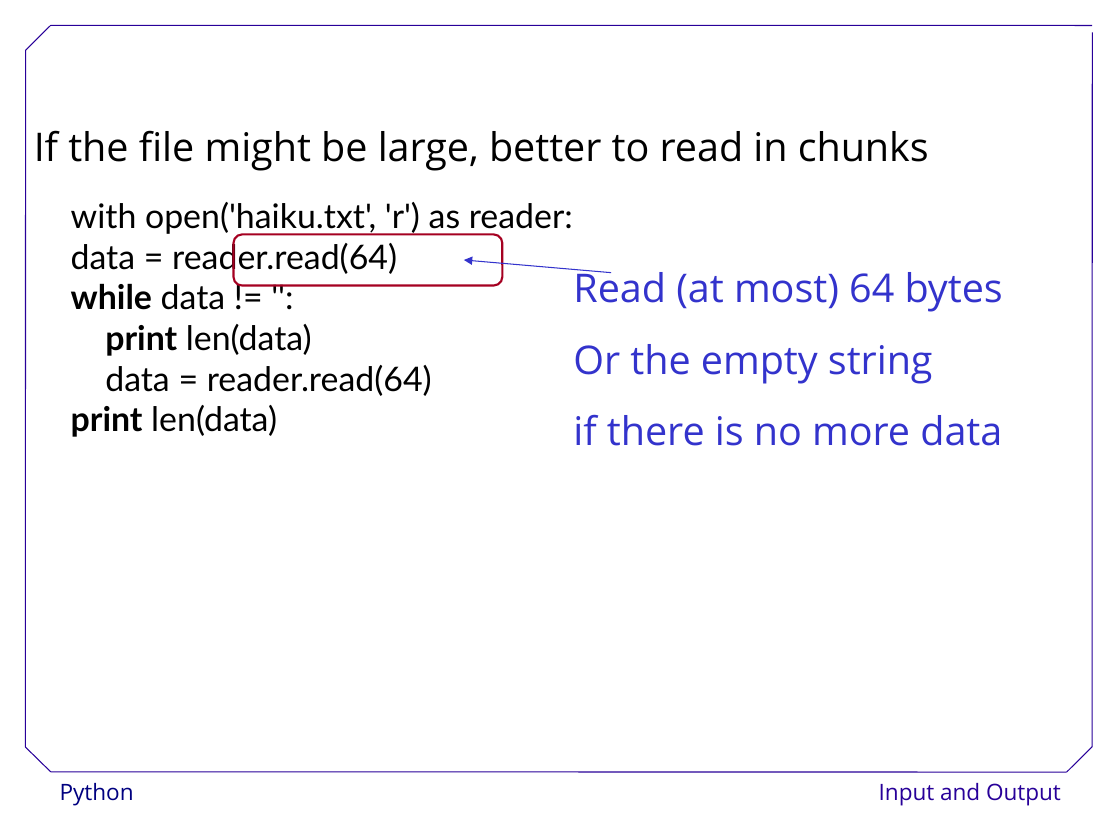
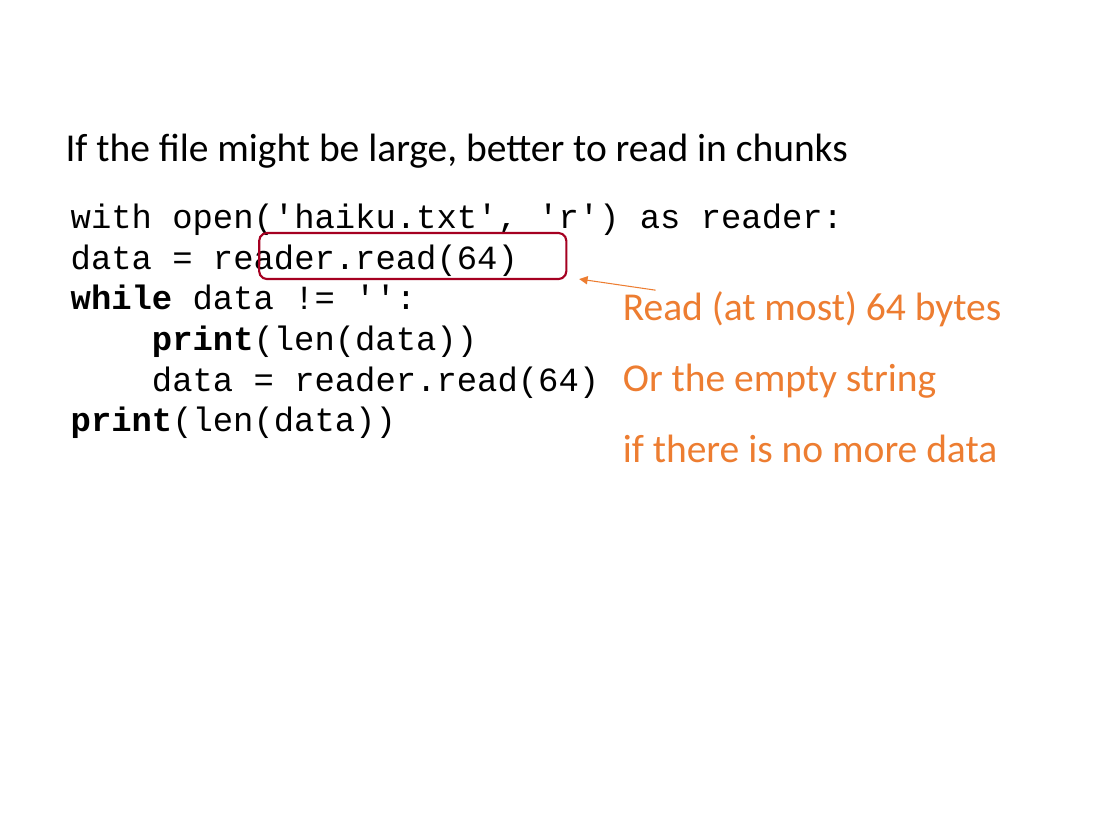
Before and after one commit to ncasuk/ncas-isc, a slide deck: slide 27 of python/presentations/learning_python/11_io.ppt. Drawn at 1120x840 pixels with LibreOffice and Linux fonts; fonts in the diff are those of the drawing; background and template pictures are left out. Boxes give left, top, right and bottom in pixels: in the first picture for what was removed or moved away, otherwise in the second. Text is boxed around its words. In the diff, an @@ line names an element or a change of style, - is before the commit and + after.

Commit message:
Updated and checked learning_python_11

```diff
--- a/python/presentations/learning_python/11_io.ppt
+++ b/python/presentations/learning_python/11_io.ppt
@@ text "If the file might be ...": place and size @@
-text "If the file might be ..." at (34, 130, 929, 171)
+text "If the file might be ..." at (66, 133, 848, 168)
@@ text "If the file might be ..." at (66, 133, 848, 168): font Open Sans to Calibri @@
@@ text at (71, 203, 843, 398): font Lato to Courier New in "with open('haiku.txt', 'r') as reader:", "data = reader.read(64)", "while data != '':", "data = reader.read(64)" @@
@@ rounded rectangle: place and size @@
-rounded rectangle at (234, 235, 503, 286)
+rounded rectangle at (259, 233, 566, 278)
@@ arrow removed from (612, 272) to (464, 260) @@
@@ text "Read (at most) 64 bytes": place and size @@
-text "Read (at most) 64 bytes" at (573, 269, 1003, 446)
+text "Read (at most) 64 bytes" at (623, 287, 1001, 463)
@@ text "Read (at most) 64 bytes" at (623, 287, 1001, 463): font Open Sans to Calibri, text colour #3333CC to #ED7D31 @@
@@ arrow added from (656, 291) to (579, 279), #ED7D31 0.74 pt @@
@@ text at (152, 325, 477, 357): text changed; font Lato to Courier New @@
-  print len(data)
+  print(len(data))
@@ text at (71, 407, 396, 438): text changed; font Lato to Courier New @@
-  print len(data)
+  print(len(data))
@@ group removed at (25, 25, 1093, 772): 7 lines @@
@@ text removed at (60, 783, 134, 806) @@
-Python
@@ text removed at (879, 783, 1061, 806) @@
-Input and Output
```
Also in this commit, not shown: 60 other slides changed.
